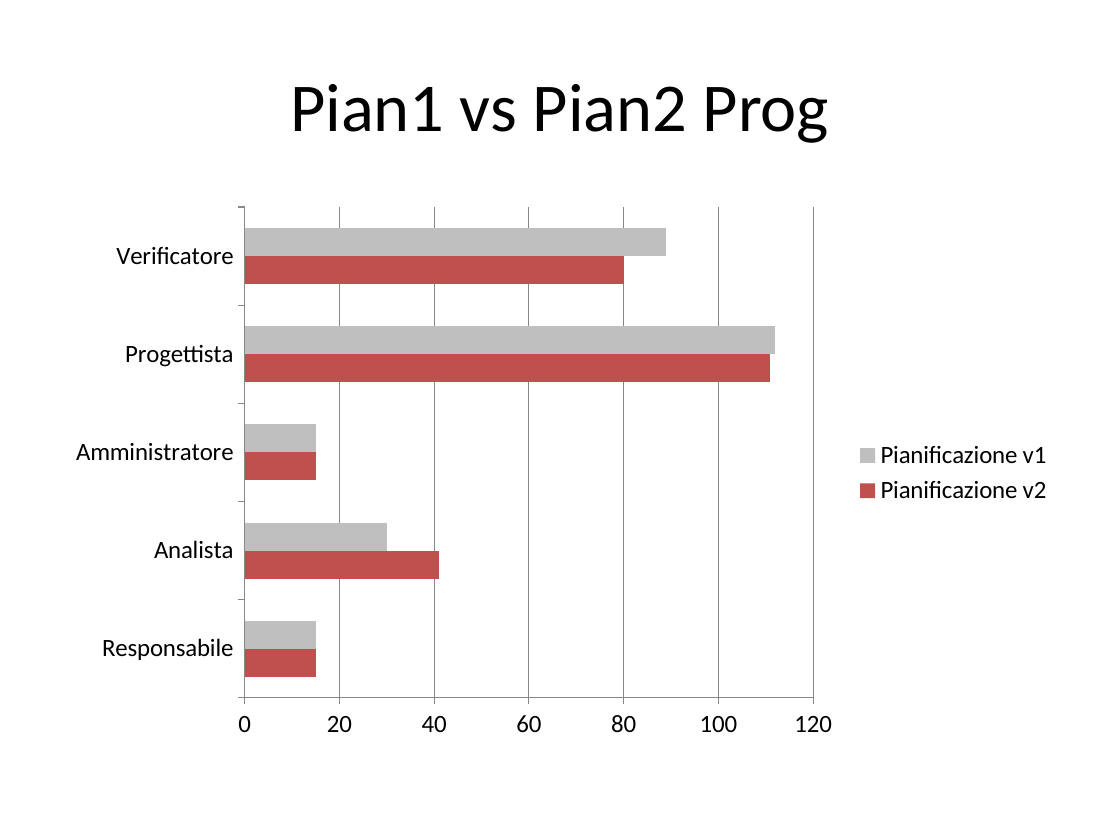
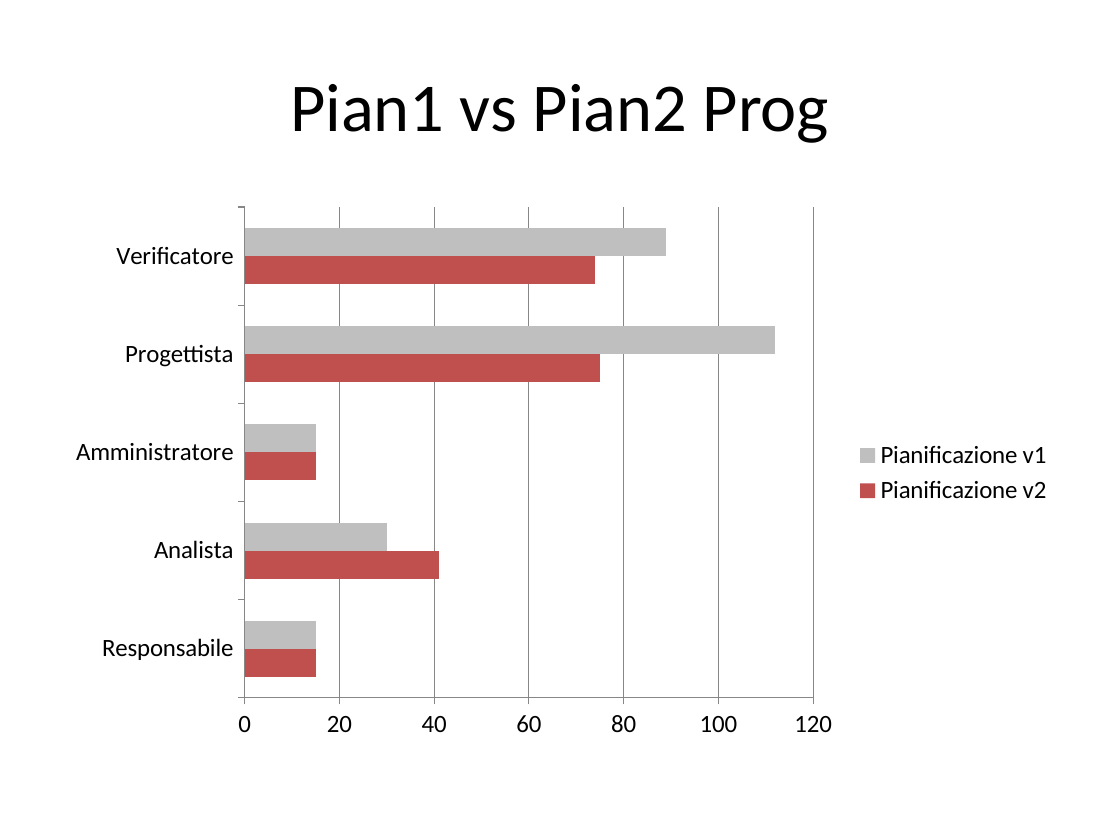
Before and after one commit to team404swe/Documenti, a slide deck: slide 9 of Piano di Progetto/Images/Grafici-PdP.pptx. Drawn at 1120x840 pixels with LibreOffice and Linux fonts; fonts in the diff are those of the drawing. Boxes give left, top, right and bottom in pixels: in the first picture for what was removed or moved away, otherwise in the second. Text is boxed around its words. In the diff, an @@ line names an element or a change of style, - is before the commit and + after.

Commit message:
Ultimate le correzioni del Pdp (si spera)
Pronto per la verifica

```diff
--- a/Piano di Progetto/Images/Grafici-PdP.pptx
+++ b/Piano di Progetto/Images/Grafici-PdP.pptx
@@ bar chart at [56,196,1064,750] @@
@@ Pianificazione v2, Progettista: 111 to 75 @@
@@ Pianificazione v2, Verificatore: 80 to 74 @@
```
Also in this commit, not shown: 1 other slide changed, 13 other files.
